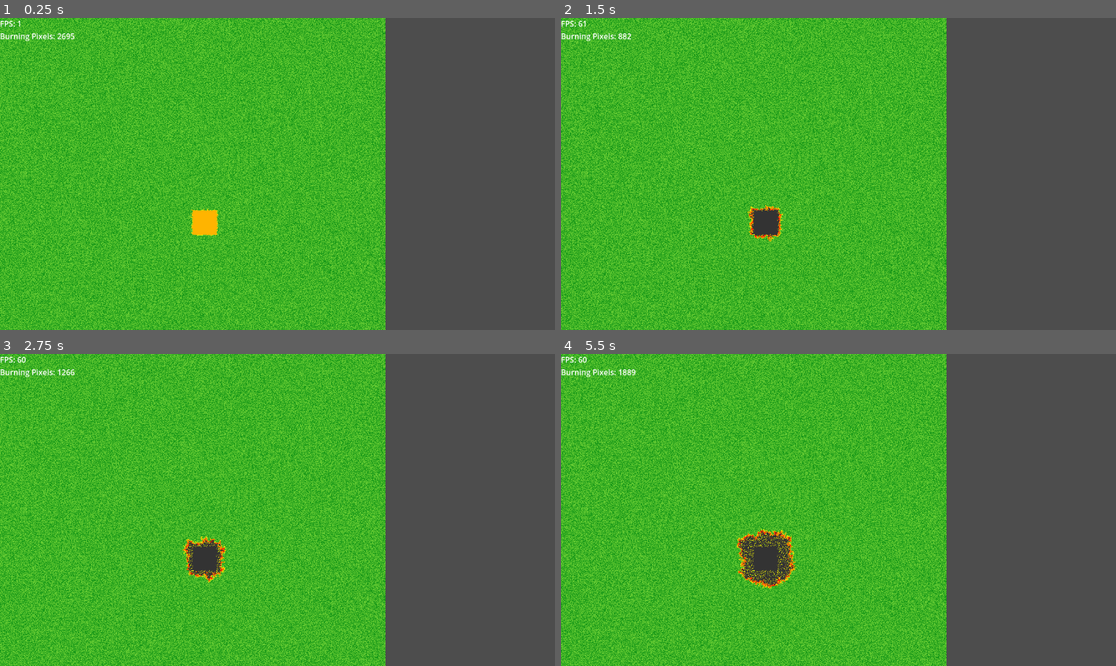
Above: before the commit, frames 1-4 (two rows, left to right).
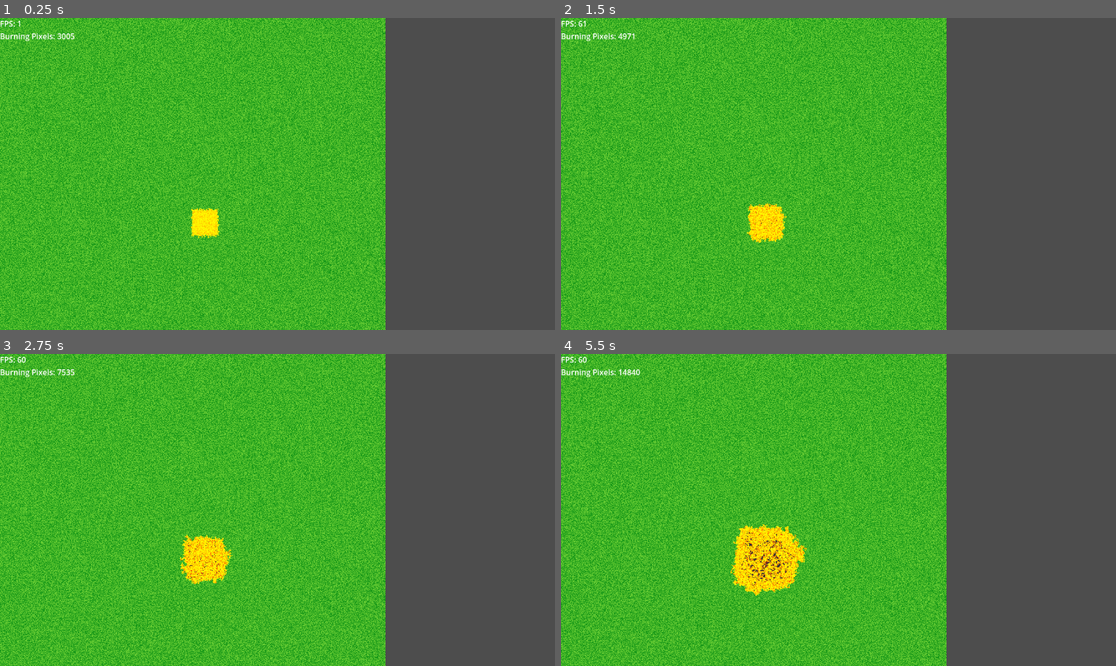
Above: after the commit, the same moments.

Repository: Levartar/2025-Brackeys-Game-Jam
Game: Godot game, scene res://scenes/fire_starter.tscn
Two runs of this game, one before a commit and one after it. Both use one fixed random seed, a clock stepped at 60 frames per second and the inputs below. The project has no main scene, so this scene is started directly.
Inputs:
- Up to frame 1 (0.25 s): no input
- Up to frame 2 (1.5 s): no input
- Up to frame 3 (2.75 s): no input
- Up to frame 4 (5.5 s): no input

The runs differ from the first frame. In frame 1, 0.4% of the frame differs, in the area x 10-40%, y 4-71%; in frame 2, 0.7%; in frame 3, 1.1%; in frame 4, 2.2%, in the area x 11-45%, y 4-78%.

Commit message:
changed burn style to be more dense

Diff:
--- a/scripts/fire_starter.gd
+++ b/scripts/fire_starter.gd
@@ -109,17 +109,15 @@
 				earth_img.set_pixel(bx, by, ash_col)
 				to_remove.append(pos)
 			else:
-				if int(fire_val.g * 4) != int((fire_val.g + delta) * 4): # triggers every 0.33s
+				if int(fire_val.g * 2) != int((fire_val.g + delta) * 2): # triggers every 0.33s
 					ignite_random_neighbor(Vector2i(bx, by), to_ignite)
 				fire_img.set_pixel(bx, by, Color(fire_val.r, fire_val.g, fire_val.b, fire_val.a))
 		else:
 			to_remove.append(pos)
 	# Ignite new fires
 	for pos in to_ignite:
-		var fire_val = fire_img.get_pixel(pos.x, pos.y)
-		if fire_val.r < 0.8:
-			fire_img.set_pixel(pos.x, pos.y, Color(1, 10.0, 0, 1))
-			burning_pixels[pos] = true
+		fire_img.set_pixel(pos.x, pos.y, Color(1, 10.0, 0, 1))
+		burning_pixels[pos] = true
 	# Remove extinguished or burned out pixels
 	for pos in to_remove:
 		burning_pixels.erase(pos)
